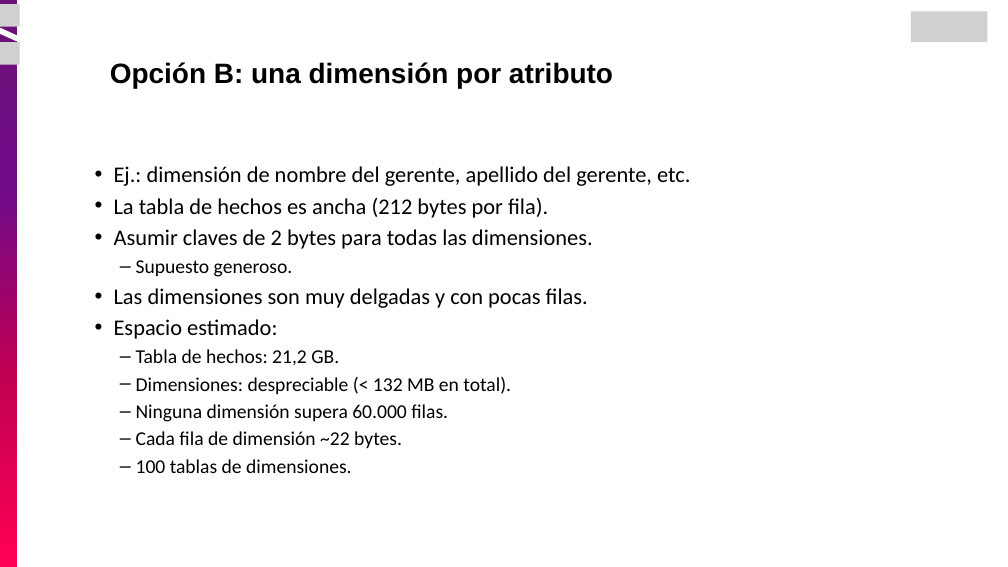
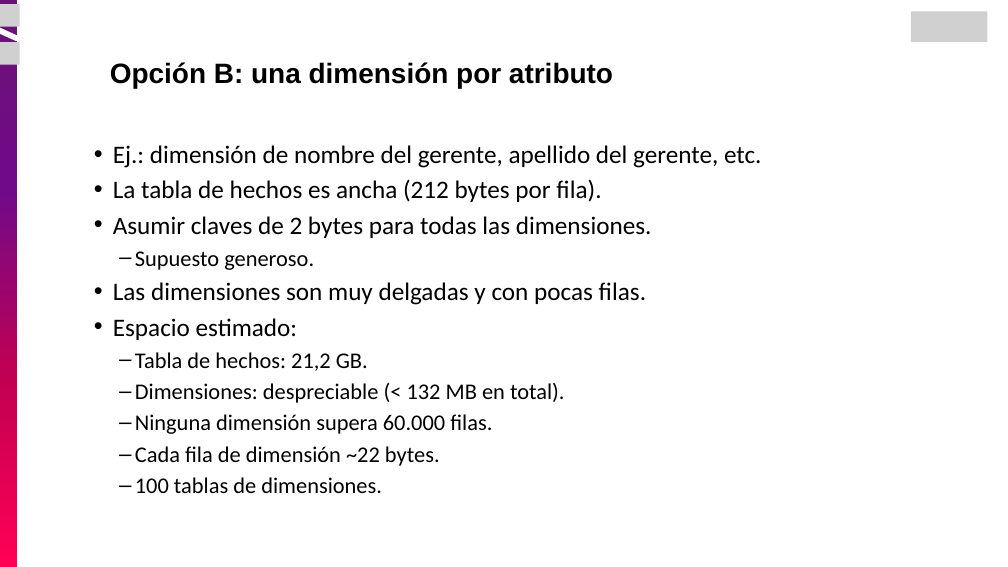
Before and after one commit to pariasm97/curso-ingenieria-de-datos, a slide deck: slide 85 of modulo-02_bases_datos/02_Bodegas de Datos - Intro Redshift/01_Bodegas de Datos.pptx (slide 75 before the commit). Drawn at 1008x567 pixels with LibreOffice and Linux fonts; fonts in the diff are those of the drawing; grey boxes stand for pictures. Boxes give left, top, right and bottom in pixels: in the first picture for what was removed or moved away, otherwise in the second. Text is boxed around its words. In the diff, an @@ line names an element or a change of style, - is before the commit and + after.

Commit message:
Add example of  logical design

```diff
--- a/modulo-02_bases_datos/02_Bodegas de Datos - Intro Redshift/01_Bodegas de Datos.pptx
+++ b/modulo-02_bases_datos/02_Bodegas de Datos - Intro Redshift/01_Bodegas de Datos.pptx
@@ text "Ej.: dimensión de nombre del ...": place and size @@
-text "Ej.: dimensión de nombre del ..." at (114,166,690,473)
+text "Ej.: dimensión de nombre del ..." at (113,145,762,493)
@@ text "Ej.: dimensión de nombre del ..." at (113,145,762,493): size 32 to 36 pt in "Ej.: dimensión de nombre del gerente, apellido ...", "La tabla de hechos es ancha (212 ...", "Asumir claves de 2 bytes para todas ...", "Las dimensiones son muy delgadas y con ..." and 1 more places; size 28 to 32 pt in "Supuesto generoso.", "Tabla de hechos: 21,2 GB.", "Dimensiones: despreciable (< 132 MB en total).", "Ninguna dimensión supera 60.000 filas." and 2 more places @@
```
Also in this commit, not shown: 22 other slides changed, 13 slides added.
